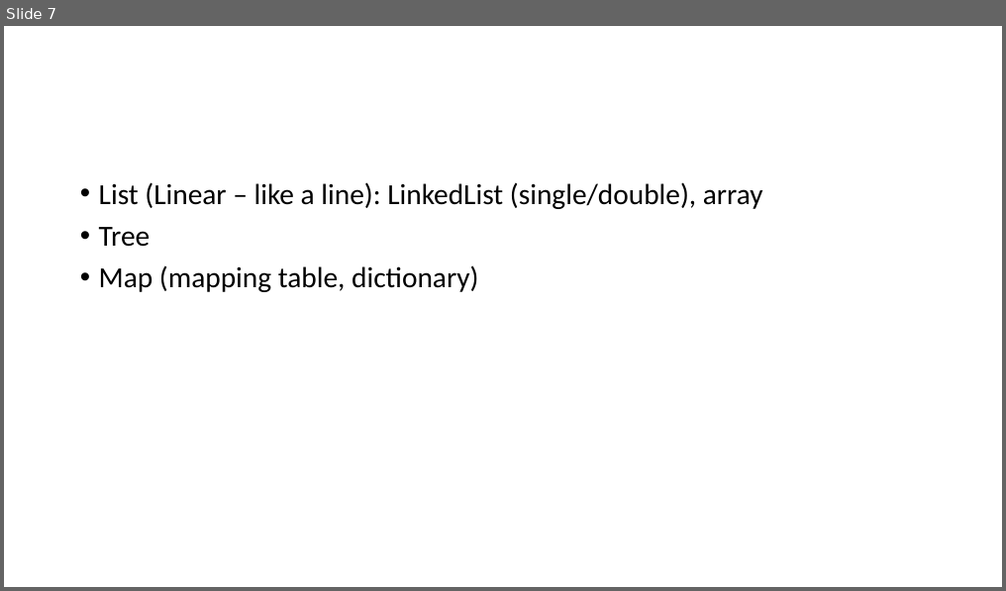
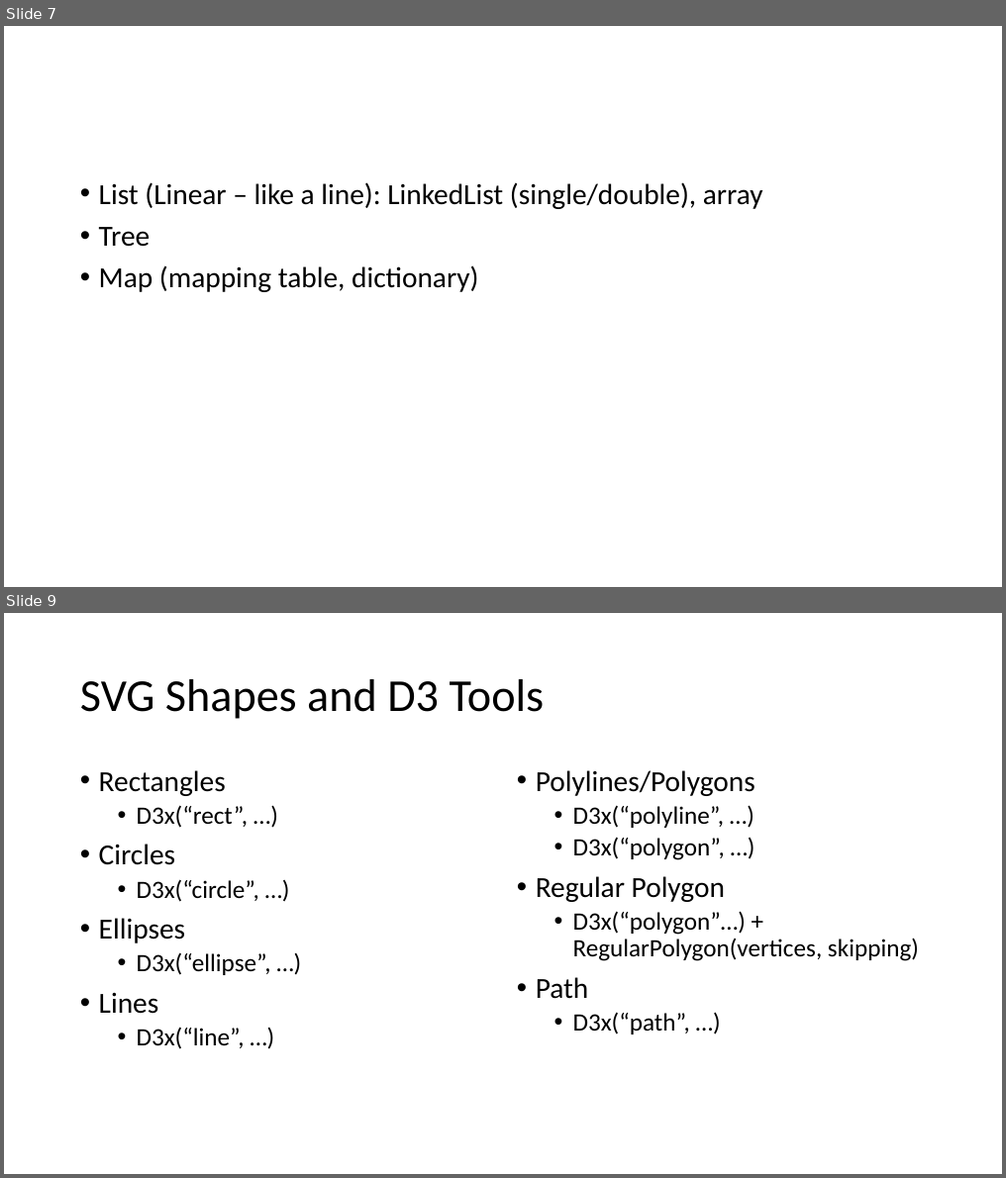
Before and after one commit to brianwhu/fun-in-js, a slide deck: documents/DataStructures.pptx. Shown one above the other, each under a label of ours: slide 7 before the commit, slides 7 and 9 after it; the slides between them are not shown. The pictures are 1006x591 and 1006x1178 pixels, drawn with LibreOffice and Linux fonts; fonts in the diff are those of the drawing. Boxes give left, top, right and bottom in pixels: in the first picture for what was removed or moved away, otherwise in the second. Text is boxed around its words. In the diff, an @@ line names an element or a change of style, - is before the commit and + after.

```diff
--- a/documents/DataStructures.pptx
+++ b/documents/DataStructures.pptx
@@ slide 9 added at (x1=4, y1=613, x2=1002, y2=1174), background #FFFFFF @@
@@ title added at (x1=80, y1=679, x2=545, y2=719), 44 pt, text #000000 @@
+SVG Shapes and D3 Tools
@@ text added at (x1=99, y1=770, x2=271, y2=1050), 24 pt, text #000000 @@
+• Rectangles
+  • D3x(“rect”, …)
+• Circles
+  • D3x(“circle”, …)
+• Ellipses
+  • D3x(“ellipse”, …)
+• Lines
+  • D3x(“line”, …)
@@ text added at (x1=536, y1=770, x2=919, y2=1035), 24 pt, text #000000 @@
+• Polylines/Polygons
+  • D3x(“polyline”, …)
+  • D3x(“polygon”, …)
+• Regular Polygon
+  • D3x(“polygon”…) + RegularPolygon(vertices, skipping)
+• Path
+  • D3x(“path”, …)
```
Also in this commit, not shown: 17 other slides added, 6 other files.
